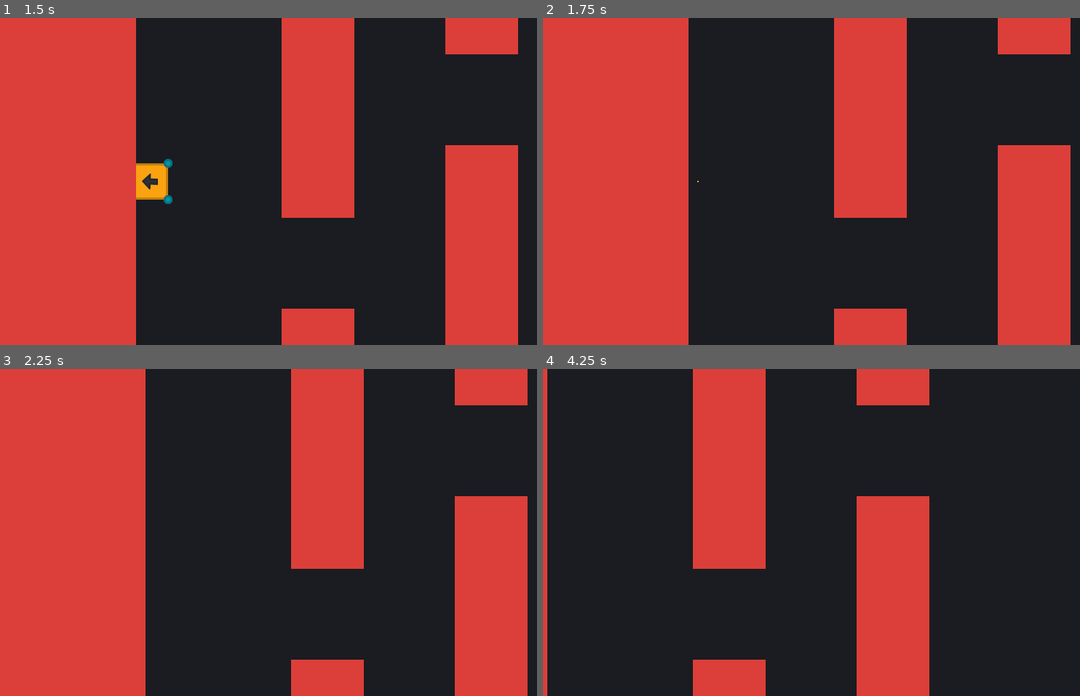
Above: before the commit, frames 1-4 (two rows, left to right).
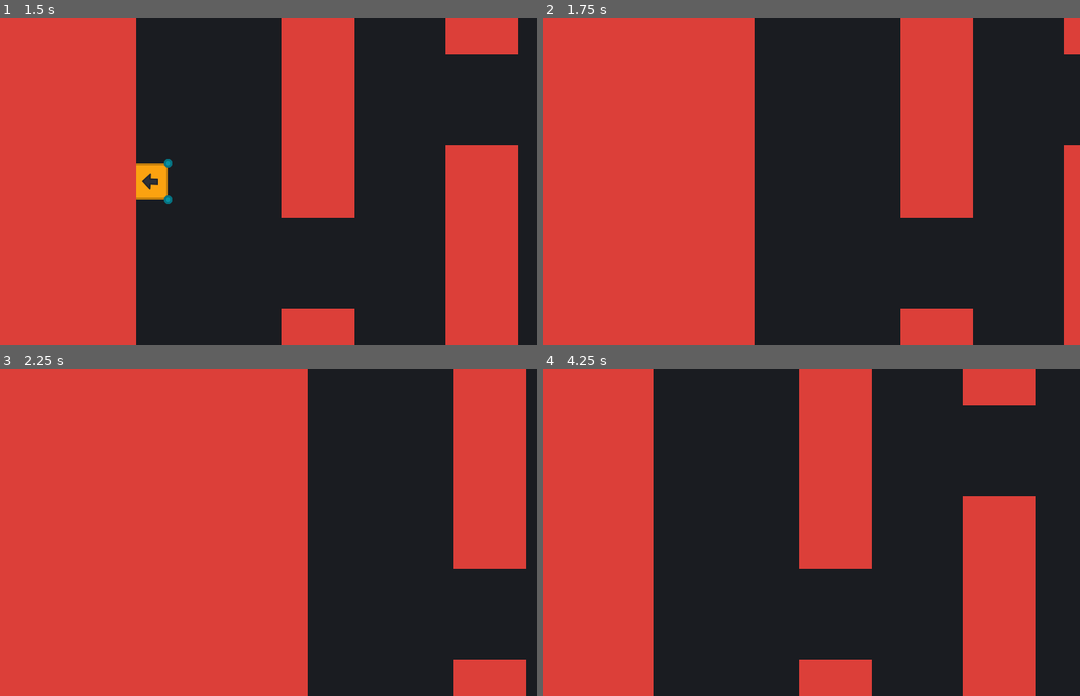
Above: after the commit, the same moments.

Repository: Kangrew/BYOG_2021
Game: Godot game, scene res://scenes/GameScene.tscn
The game is run twice, just before and just after one commit, with the same random seed, the same clock (stepped at 60 frames per second) and the same inputs.
Inputs:
- Up to frame 1 (1.5 s): tap Enter at 0.5 s; hold Space (push) 0.53-1.28 s; tap Space (push) at 1.35 s
- Up to frame 2 (1.75 s): no input
- Up to frame 3 (2.25 s): hold Space (push) from 2.03 s (still down)
- Up to frame 4 (4.25 s): tap Enter at 2.75 s; release Space (push) at 2.78 s; tap Space (push) at 2.85, 3.5 s; hold Space (push) from 3.53 s (still down)

Frame 1 is identical in both runs. In frame 2, 40% of the frame differs, in the area x 27-100%, y 0-100%; in frame 3, 43%; in frame 4, 56%, in the area x 0-92%, y 0-100%.
Error after the commit: Invalid set index 'global_position' (on base: 'null instance') with value of type 'Vector2'. (res://scripts/Player.gd:90)

Commit message:
add player script class name

Diff:
--- a/scripts/Player.gd
+++ b/scripts/Player.gd
@@ -1,10 +1,13 @@
 extends Sprite
-
-onready var tween : Tween = $Tween;
-onready var arrow : Sprite = $Arrow;
-onready var beats : Node2D = $BeatsLeft;
+class_name Player
 
 enum directions {RIGHT, DOWN, LEFT, UP}
+
+export var player_speed : float = 500;
+export var arrow_min_rot : float = 90.0;
+export var arrow_max_pop_scale : Vector2 = Vector2(1.2, 1.2);
+export var arrow_rot_duration : float = 0.5;
+export var death_particles_path : NodePath;
 
 var is_player_ready = false;
 var current_dir = directions.RIGHT;
@@ -13,11 +16,10 @@
 var beats_left = 4
 var die_aim_duration : float = 0.5;
 
-export var player_speed : float = 500;
-
-export var arrow_min_rot : float = 90.0;
-export var arrow_max_pop_scale : Vector2 = Vector2(1.2, 1.2);
-export var arrow_rot_duration : float = 0.5;
+onready var death_particles : CPUParticles2D = get_node(death_particles_path);
+onready var tween : Tween = $Tween;
+onready var arrow : Sprite = $Arrow;
+onready var beats : Node2D = $BeatsLeft;
 
 func _ready():
 	change_dir();
@@ -85,5 +87,8 @@
 		direction_vector = Vector2(0.0, -1.0);
 
 func die() -> void:
+	death_particles.global_position = global_position;
+	death_particles.emitting = true;
 	tween.interpolate_property(self, "scale", Vector2.ONE, Vector2.ZERO, die_aim_duration, Tween.TRANS_EXPO, Tween.EASE_OUT);
 	direction_vector = Vector2.ZERO;
+	tween.start();
